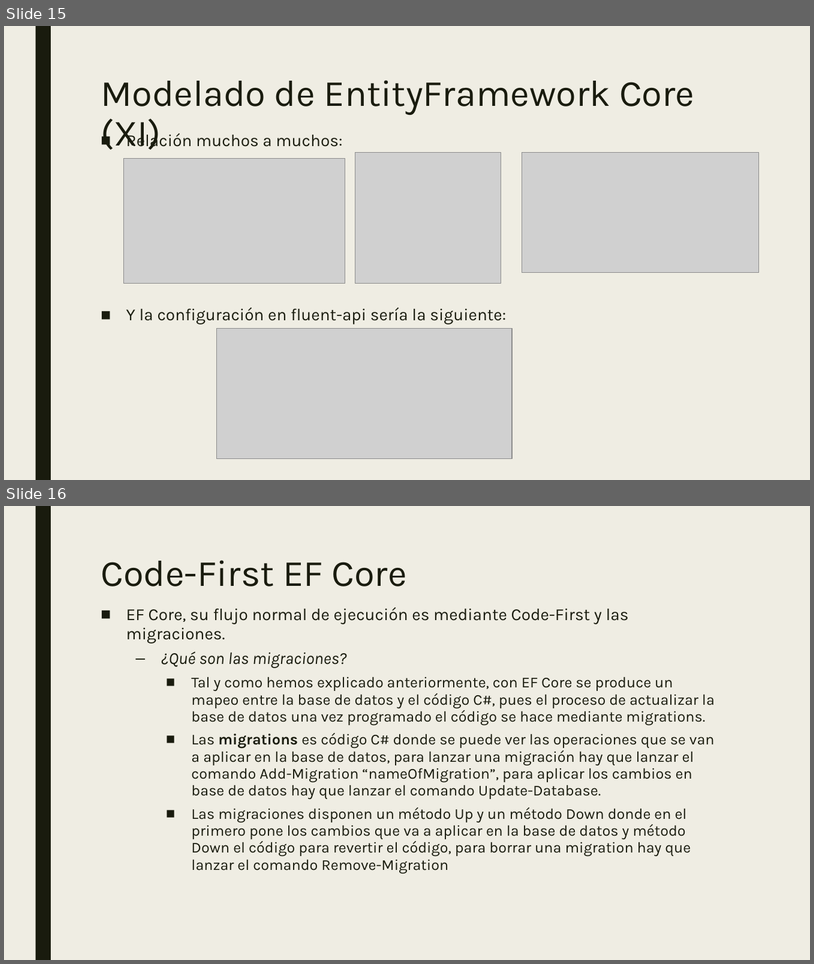
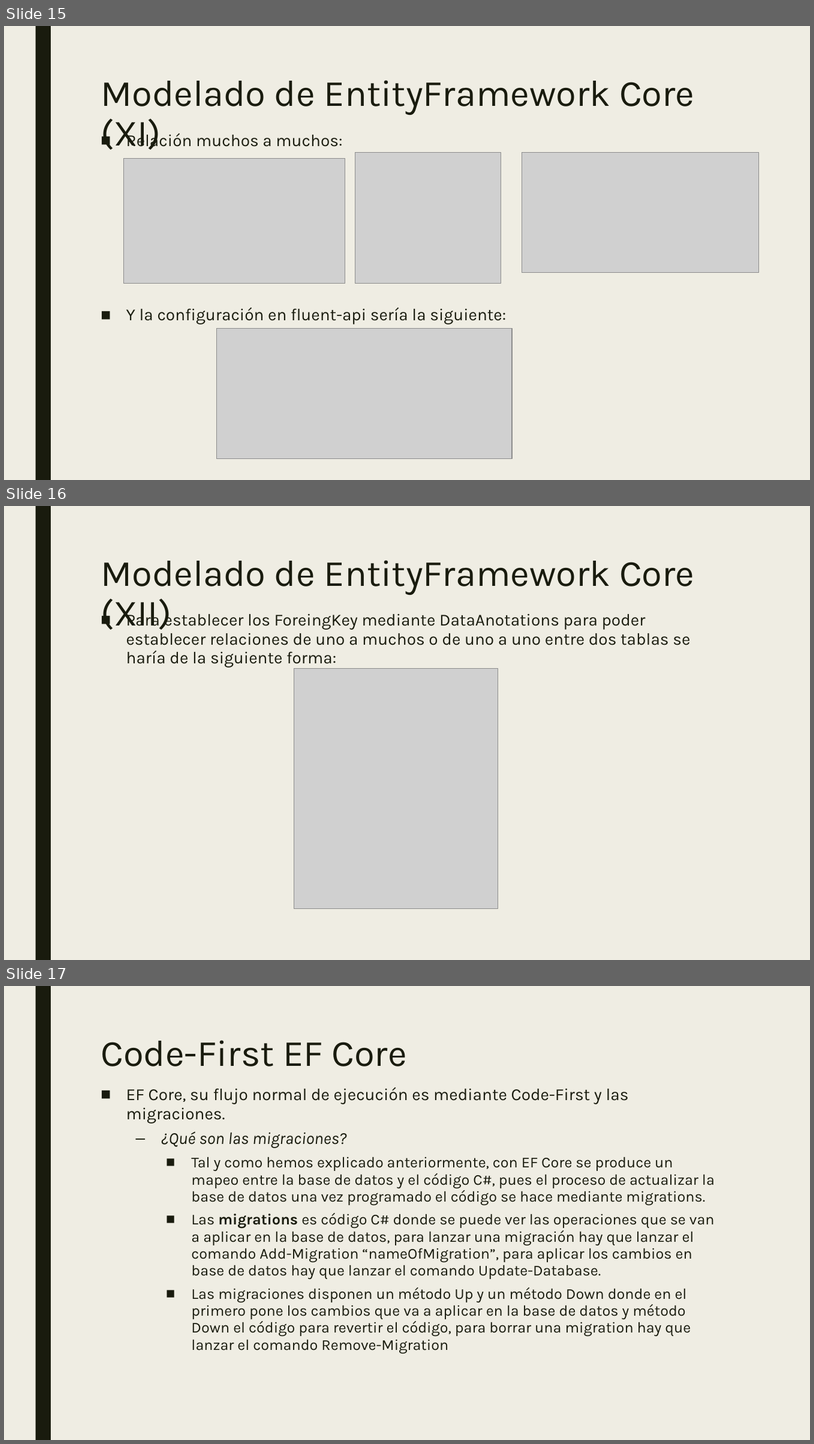
Before and after one commit to dadjh85/Demo5-Curso-.NetCore3.1, a slide deck: doc/Demo5- Curso .NET Core.pptx. Shown one above the other, each under a label of ours: slides 15 and 16 before the commit, slides 15, 16 and 17 after it. The pictures are 814x964 and 814x1444 pixels, drawn with LibreOffice and Linux fonts; fonts in the diff are those of the drawing; grey boxes stand for pictures. Boxes give left, top, right and bottom in pixels: in the first picture for what was removed or moved away, otherwise in the second. Text is boxed around its words. In the diff, an @@ line names an element or a change of style, - is before the commit and + after.

```diff
--- a/doc/Demo5- Curso .NET Core.pptx
+++ b/doc/Demo5- Curso .NET Core.pptx
@@ slide 16 added at (4, 506, 810, 960), background #EFEDE3; not listed: 1 template element that a slide beside it also shows @@
@@ title added at (101, 560, 695, 634), 44 pt, text #191B0E @@
+Modelado de EntityFramework Core (XII)
@@ text added at (126, 610, 690, 667), 20 pt, text #191B0E @@
+■ Para establecer los ForeingKey mediante DataAnotations para poder establecer relaciones de uno a muchos o de uno a uno entre dos tablas se haría de la siguiente forma:
@@ picture added at (294, 668, 499, 908) @@
@@ what was slide 16 is now slide 17 @@
```
Also in this commit, not shown: 1 other slide added, 20 other files.
